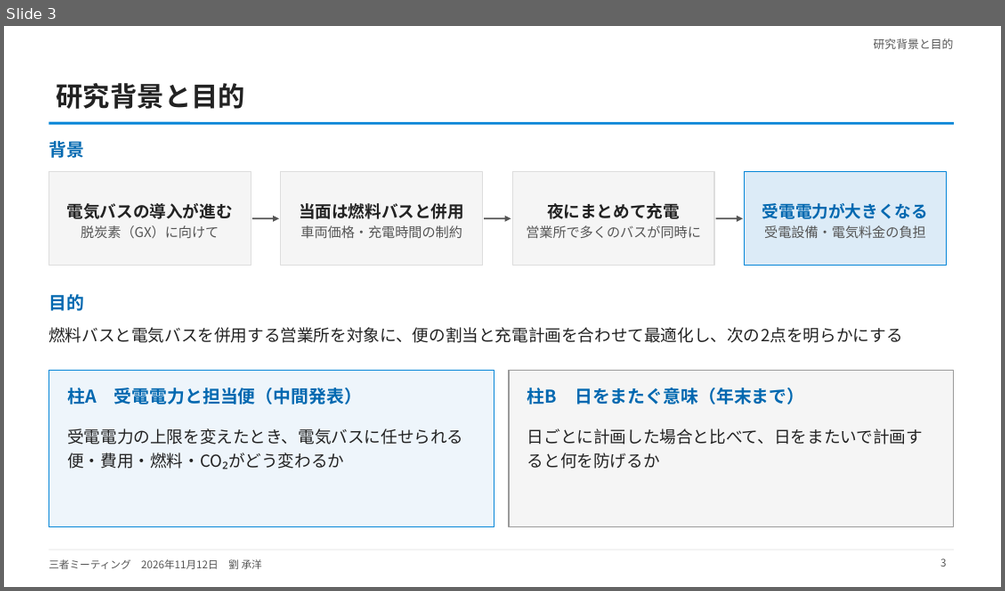
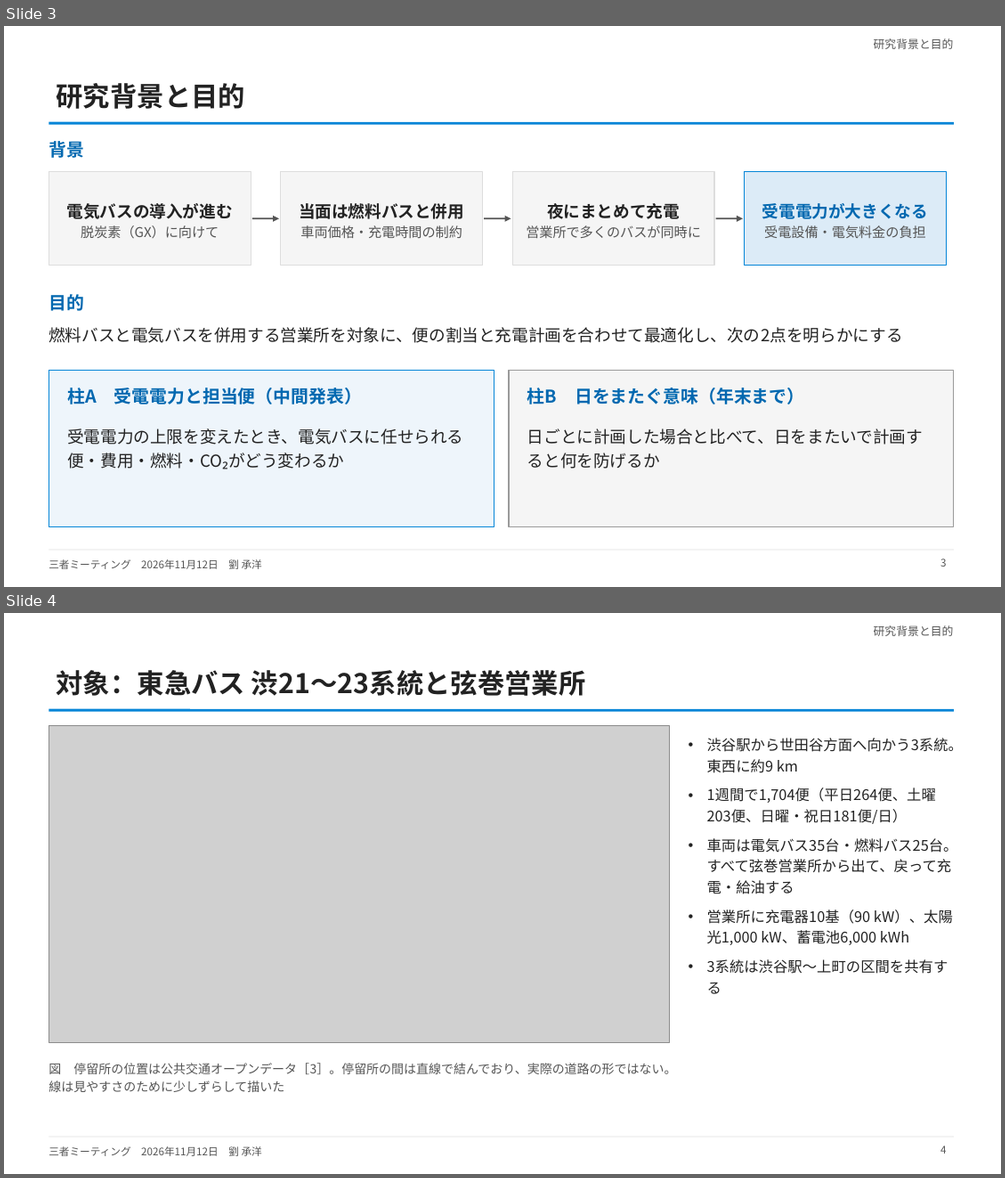
Before and after one commit to CYLIU2003/master-course, a slide deck: outcome/2026-11-12_three_party/three_party_20261112.pptx. Shown one above the other, each under a label of ours: slide 3 before the commit, slides 3 and 4 after it. The pictures are 1005x591 and 1005x1178 pixels, drawn with LibreOffice and Linux fonts; fonts in the diff are those of the drawing; grey boxes stand for pictures. Boxes give left, top, right and bottom in pixels: in the first picture for what was removed or moved away, otherwise in the second. Text is boxed around its words. In the diff, an @@ line names an element or a change of style, - is before the commit and + after.

```diff
--- a/outcome/2026-11-12_three_party/three_party_20261112.pptx
+++ b/outcome/2026-11-12_three_party/three_party_20261112.pptx
@@ slide 4 added at (x1=4, y1=613, x2=1001, y2=1174), background #FFFFFF; not listed: 3 template elements that a slide beside it also shows @@
@@ text added at (x1=874, y1=625, x2=954, y2=636), 11 pt, text #555555 @@
+研究背景と目的
@@ title added at (x1=57, y1=670, x2=585, y2=696), 26 pt, text #222222, bold @@
+対象：東急バス 渋21〜23系統と弦巻営業所
@@ picture added at (x1=48, y1=725, x2=670, y2=1042) @@
@@ text added at (x1=707, y1=738, x2=963, y2=994), 14 pt, text #222222 @@
+• 渋谷駅から世田谷方面へ向かう3系統。東西に約9 km
+• 1週間で1,704便（平日264便、土曜203便、日曜・祝日181便/日）
+• 車両は電気バス35台・燃料バス25台。すべて弦巻営業所から出て、戻って充電・給油する
+• 営業所に充電器10基（90 kW）、太陽光1,000 kW、蓄電池6,000 kWh
+• 3系統は渋谷駅〜上町の区間を共有する
@@ text added at (x1=48, y1=1062, x2=676, y2=1092), 12 pt, text #555555 @@
+図 停留所の位置は公共交通オープンデータ［3］。停留所の間は直線で結んでおり、実際の道路の形ではない。線は見やすさのために少しずらして描いた
@@ page number added at (x1=940, y1=1145, x2=946, y2=1153), 10 pt, text #555555 @@
+4
```
Also in this commit, not shown: 1 slide changed, 5 other files.
